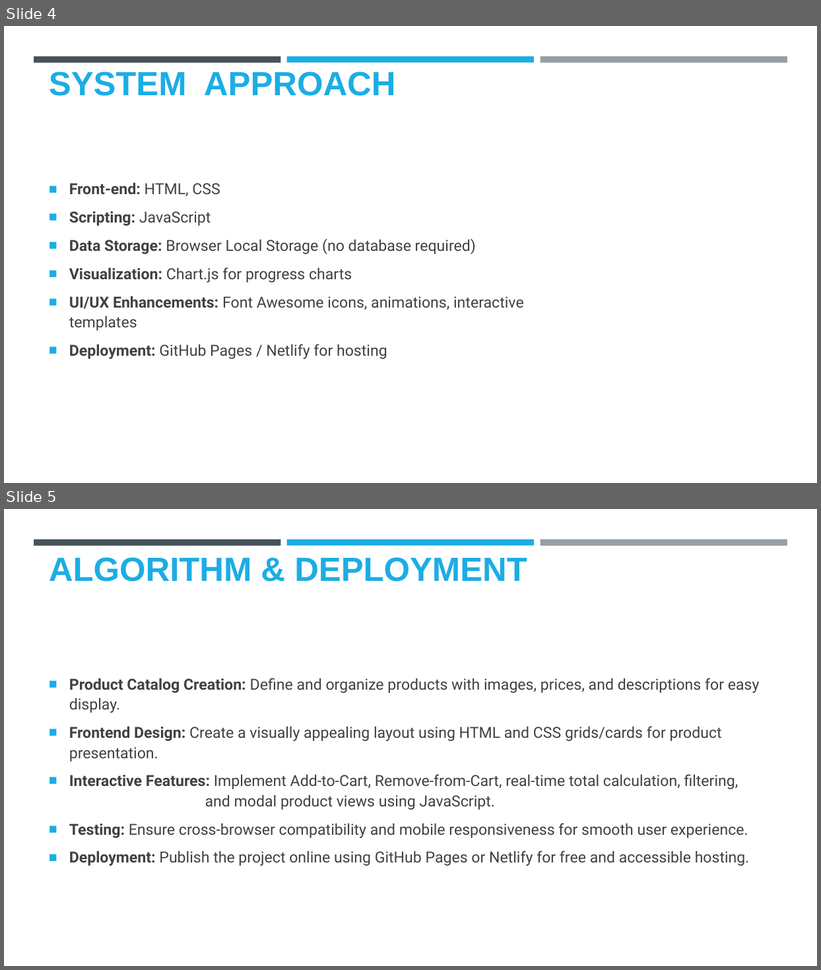
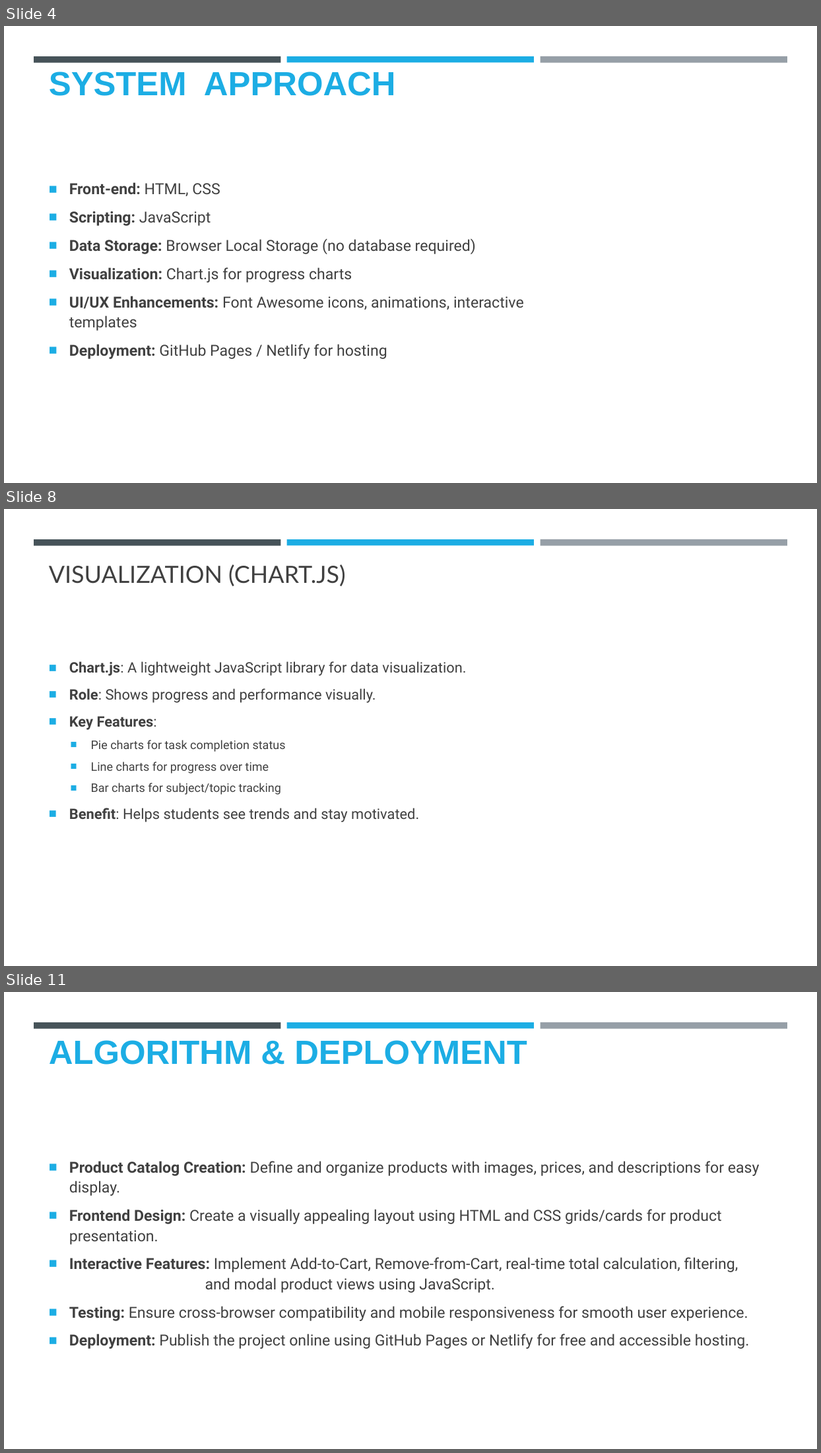
Before and after one commit to timcoder-12/study-dashboard, a slide deck: SSP_ppt.pptx. Shown one above the other, each under a label of ours: slides 4 and 5 before the commit, slides 4, 8 and 11 after it; the slides between them are not shown. The pictures are 821x970 and 821x1453 pixels, drawn with LibreOffice and Linux fonts; fonts in the diff are those of the drawing; background and template pictures are left out. Boxes give left, top, right and bottom in pixels: in the first picture for what was removed or moved away, otherwise in the second. Text is boxed around its words. In the diff, an @@ line names an element or a change of style, - is before the commit and + after.

```diff
--- a/SSP_ppt.pptx
+++ b/SSP_ppt.pptx
@@ slide 8 added at <box>4,509,817,966</box>, background #FFFFFF; not listed: 3 template elements that a slide beside it also shows @@
@@ title added at <box>49,564,345,586</box>, 28 pt, text #404040 @@
+VISUALIZATION (CHART.JS)
@@ text added at <box>69,661,466,823</box>, 17 pt, text #404040 @@
+■ Chart.js: A lightweight JavaScript library for data visualization.
+■ Role: Shows progress and performance visually.
+■ Key Features:
+  ■ Pie charts for task completion status
+  ■ Line charts for progress over time
+  ■ Bar charts for subject/topic tracking
+■ Benefit: Helps students see trends and stay motivated.
@@ what was slide 5 is now slide 11 @@
```
Also in this commit, not shown: 5 other slides added.
